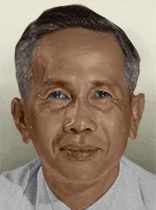
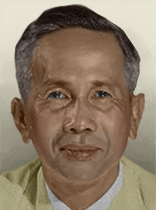
Before/after of a 156px x 210px layered artwork. What changed in the layer stack:
added layer "Слой 7" (color, 20%) above "Заливка цветом 4" over [64, 94, 96, 98]
added layer "Заливка цветом 4" (color) above "Слой 6" over [50, 90, 109, 100]
added layer "Слой 6" (hue, 30%) above "Слой 5" over [57, 141, 101, 164]
added layer "Слой 5" (hue, 10%) above "Слой 4" over [44, 127, 120, 186]
added layer "Слой 4" (hue, 20%) above "Заливка цветом 3" over [27, 96, 134, 164]
added layer "Заливка цветом 3" (soft light) above "Заливка цветом 2" over [0, 147, 156, 210]
painted on "Заливка цветом 1" over [7, 27, 156, 210]
painted on "Слой 2" over [35, 151, 39, 159]
